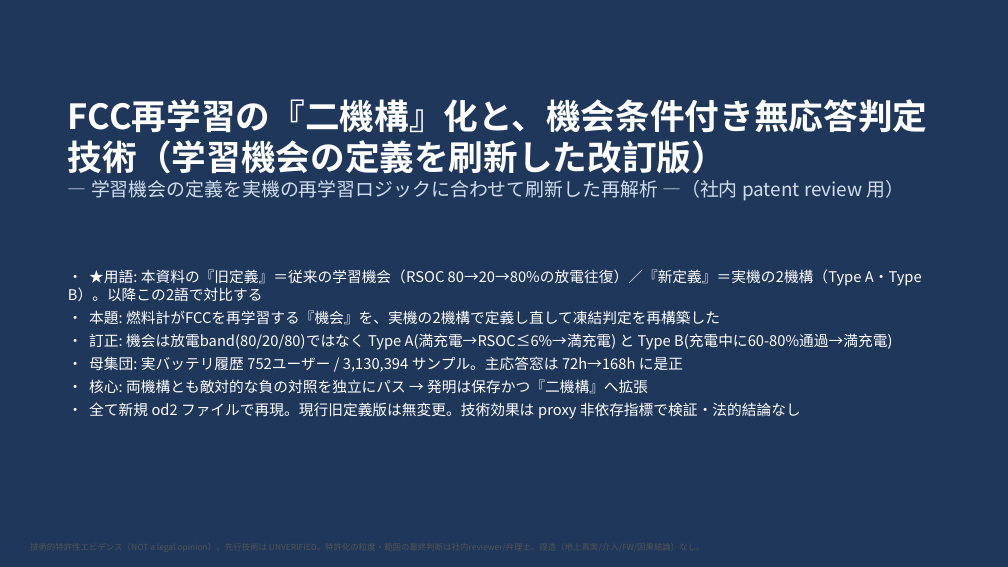
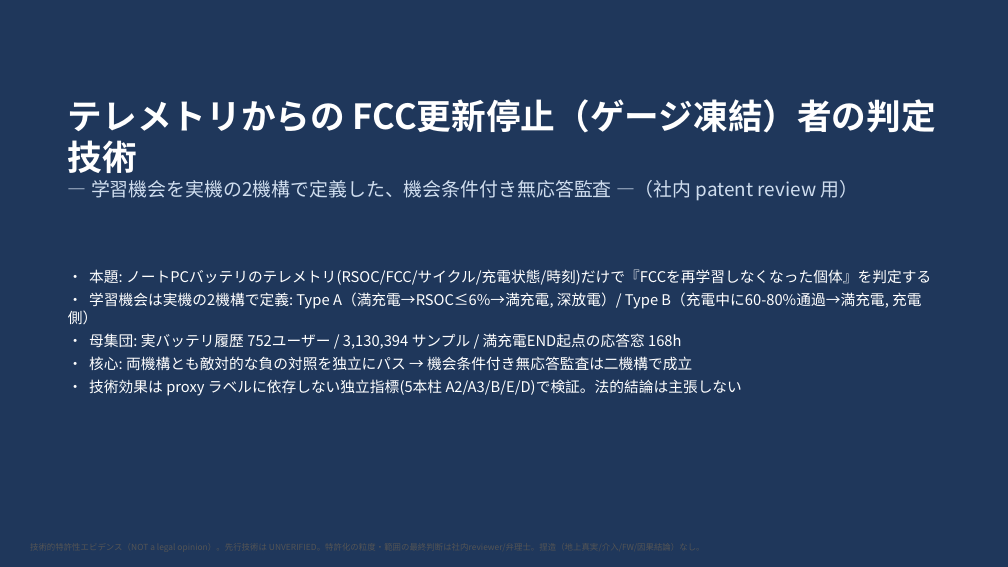
Before and after one commit to naja-hubble/battery-usage-ai, a slide deck: slide 1 of data/reports/fcc_patent_summary_slides_v5_od2.pptx. Drawn at 1008x567 pixels with LibreOffice and Linux fonts; fonts in the diff are those of the drawing. Boxes give left, top, right and bottom in pixels: in the first picture for what was removed or moved away, otherwise in the second. Text is boxed around its words. In the diff, an @@ line names an element or a change of style, - is before the commit and + after.

Commit message:
Add initial presentation file for FCC patent overview

```diff
--- a/data/reports/fcc_patent_summary_slides_v5_od2.pptx
+++ b/data/reports/fcc_patent_summary_slides_v5_od2.pptx
@@ text at [68, 99, 936, 201]: text changed @@
-FCC再学習の『二機構』化と、機会条件付き無応答判定技術（学習機会の定義を刷新した改訂版）
-— 学習機会の定義を実機の再学習ロジックに合わせて刷新した再解析 —（社内 patent review 用）
+テレメトリからの FCC更新停止（ゲージ凍結）者の判定技術
+— 学習機会を実機の2機構で定義した、機会条件付き無応答監査 —（社内 patent review 用）
@@ text at [68, 269, 931, 396]: text changed @@
-• ★用語: 本資料の『旧定義』＝従来の学習機会（RSOC 80→20→80%の放電往復）／『新定義』＝実機の2機構（Type A・Type B）。以降この2語で対比する
-• 本題: 燃料計がFCCを再学習する『機会』を、実機の2機構で定義し直して凍結判定を再構築した
-• 訂正: 機会は放電band(80/20/80)ではなく Type A(満充電→RSOC≤6%→満充電) と Type B(充電中に60-80%通過→満充電)
-• 母集団: 実バッテリ履歴 752ユーザー / 3,130,394 サンプル。主応答窓は 72h→168h に是正
-• 核心: 両機構とも敵対的な負の対照を独立にパス → 発明は保存かつ『二機構』へ拡張
-• 全て新規 od2 ファイルで再現。現行旧定義版は無変更。技術効果は proxy 非依存指標で検証・法的結論なし
+• 本題: ノートPCバッテリのテレメトリ(RSOC/FCC/サイクル/充電状態/時刻)だけで『FCCを再学習しなくなった個体』を判定する
+• 学習機会は実機の2機構で定義: Type A（満充電→RSOC≤6%→満充電, 深放電）/ Type B（充電中に60-80%通過→満充電, 充電側）
+• 母集団: 実バッテリ履歴 752ユーザー / 3,130,394 サンプル / 満充電END起点の応答窓 168h
+• 核心: 両機構とも敵対的な負の対照を独立にパス → 機会条件付き無応答監査は二機構で成立
+• 技術効果は proxy ラベルに依存しない独立指標(5本柱 A2/A3/B/E/D)で検証。法的結論は主張しない
```
Also in this commit, not shown: 26 other slides changed, 6 slides added, 12 other files.
